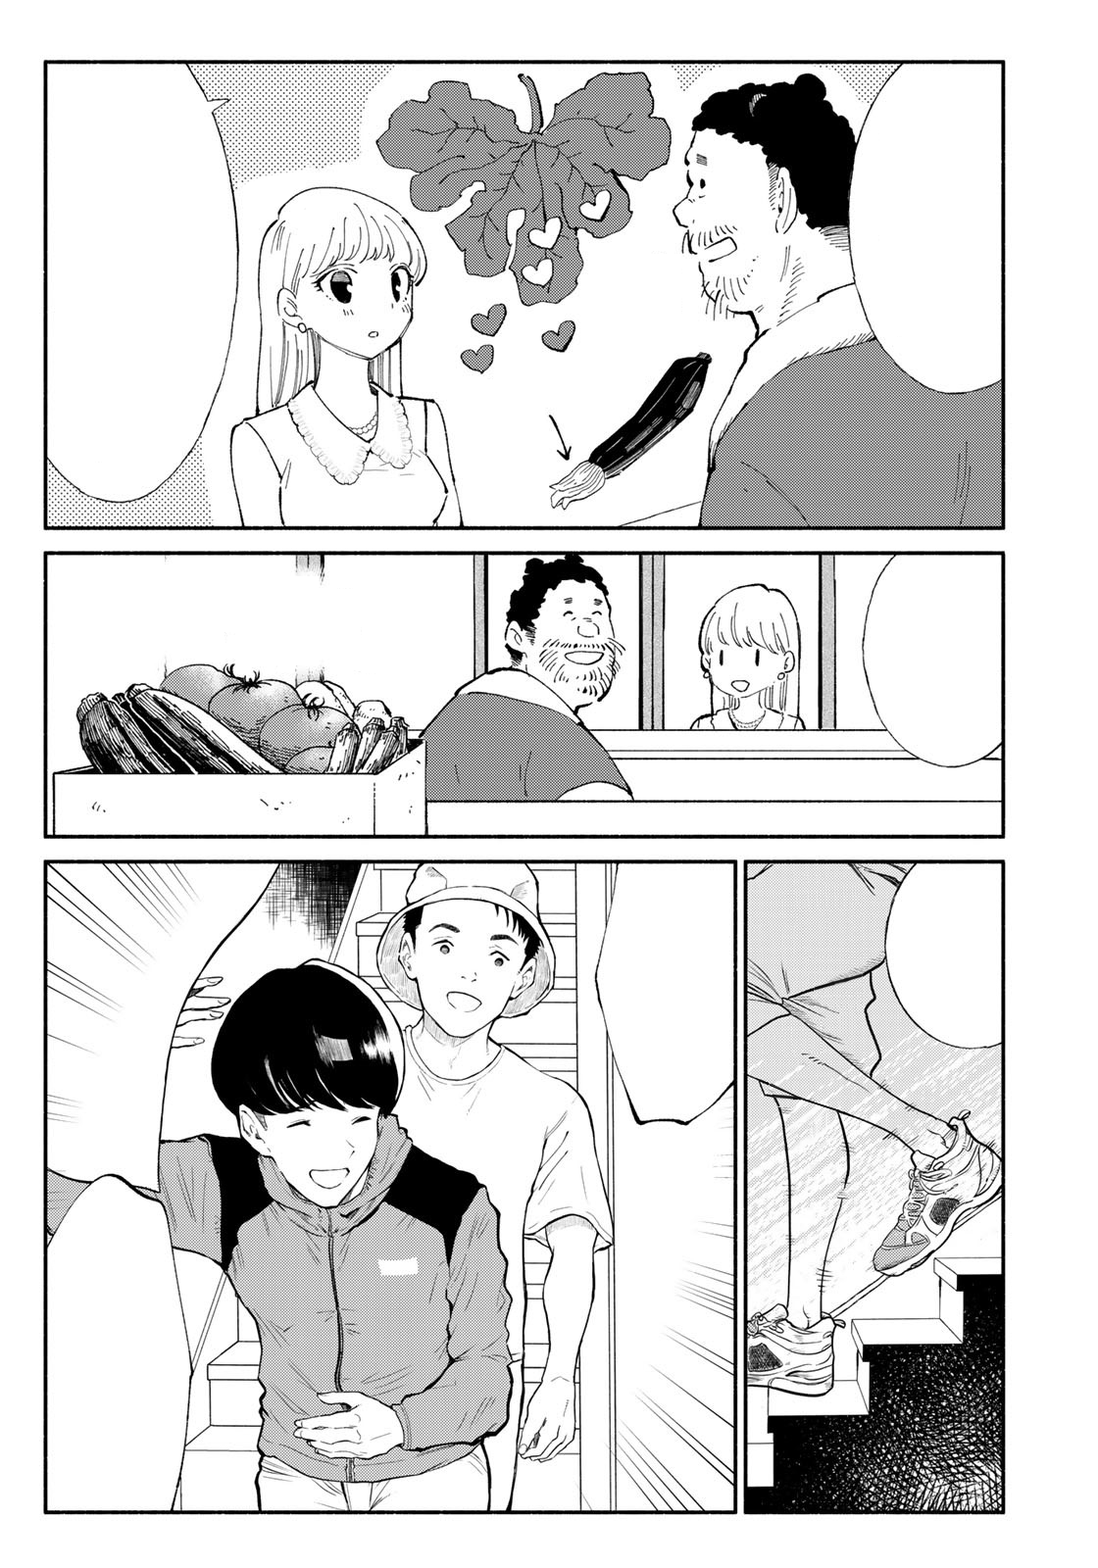
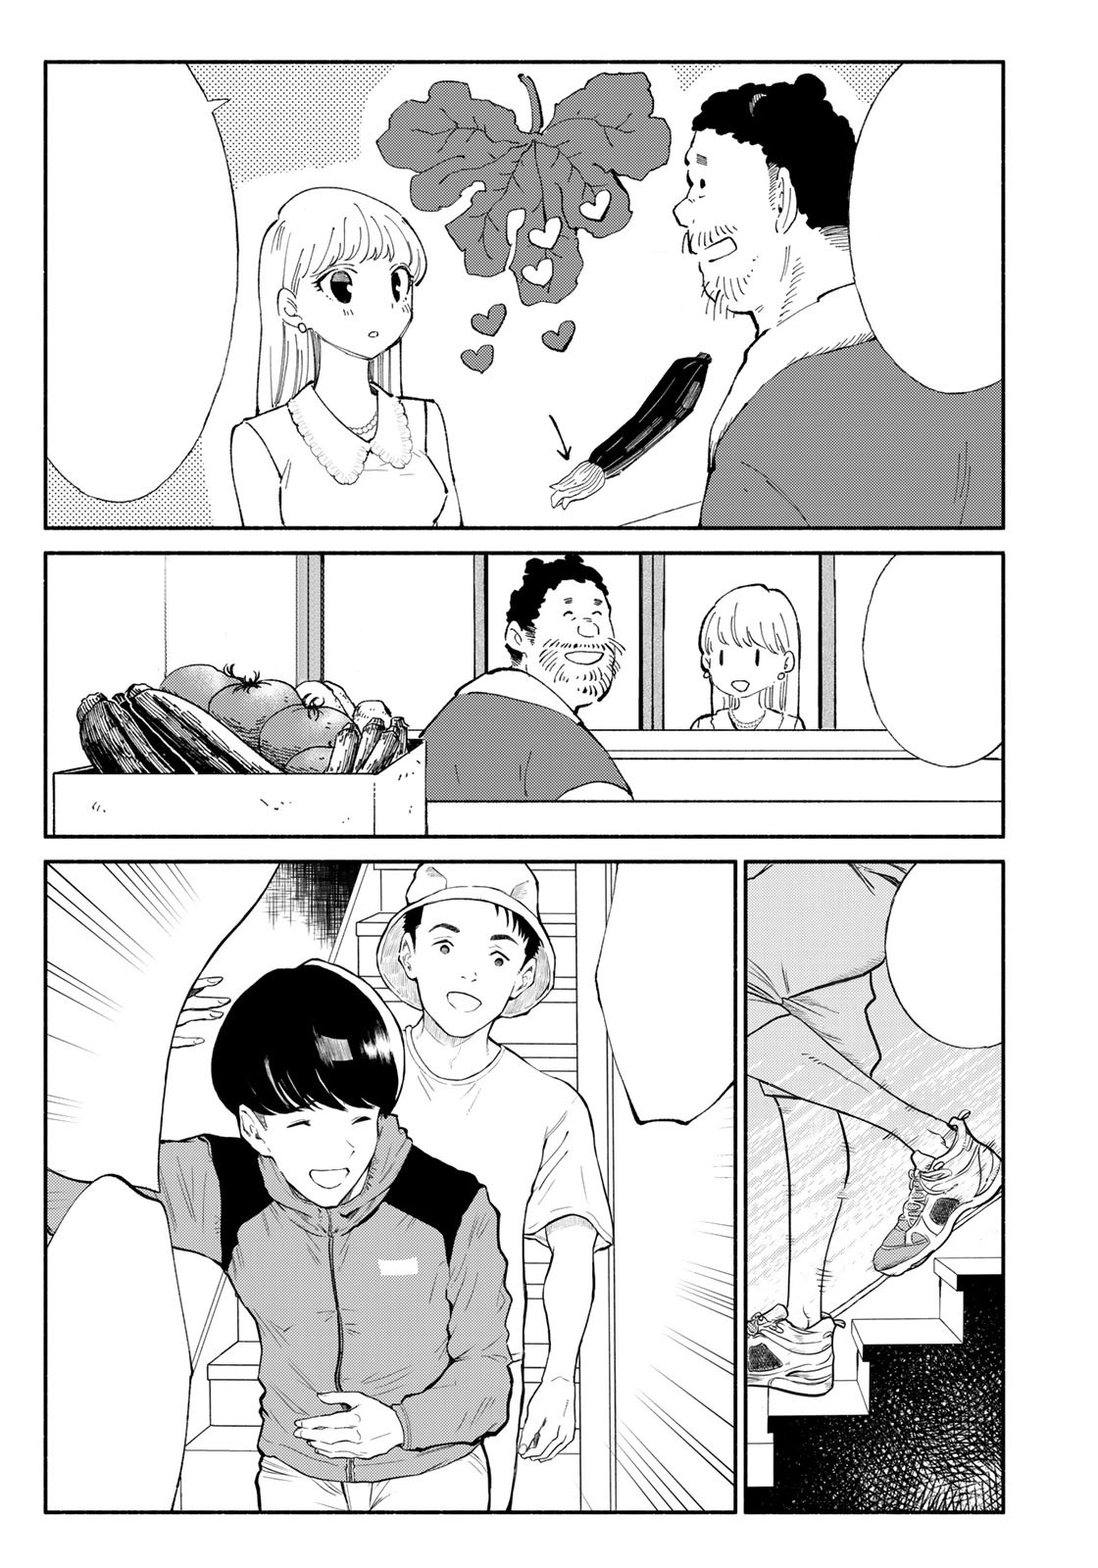
Revision of a layered 1098×1568 image; what changed, layer by layer:
painted on "Layer 9 copy" over [160, 557, 330, 687]